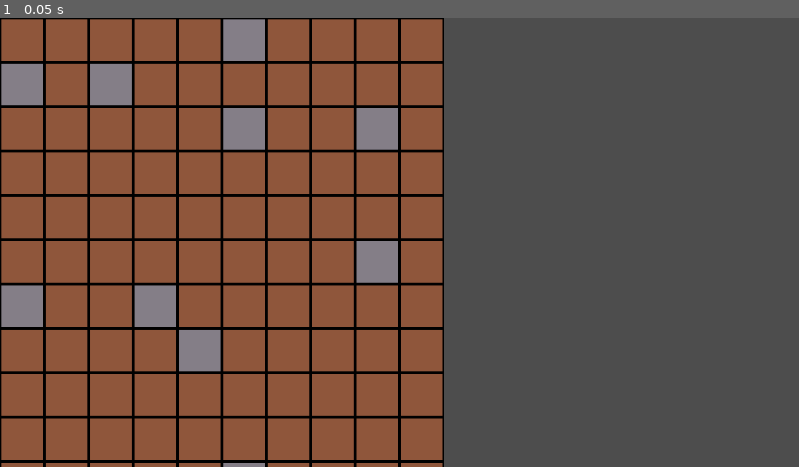
Above: before the commit, frame 1.
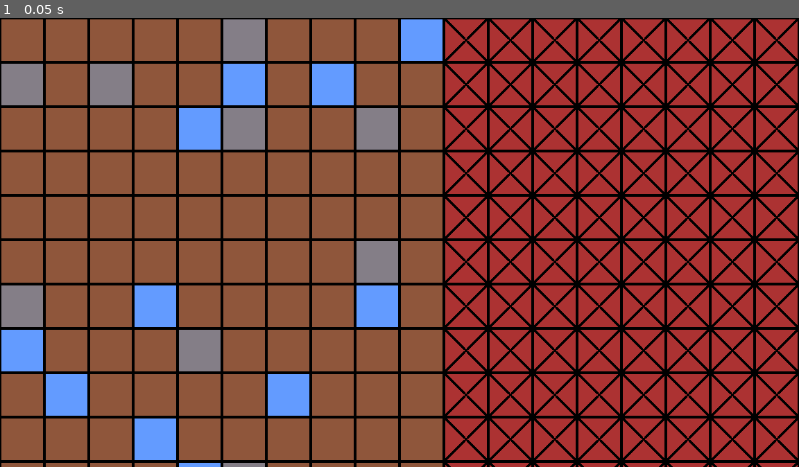
Above: after the commit, the same moment.

Repository: deruitda/ludum-dare-57
Game: Godot game, scene res://scenes/map/tile_map_layer.tscn
Same seed, same stepped clock (60 frames per second), same inputs: the game is played once before the commit and once after it.
Inputs:
- Up to frame 1 (0.05 s): no input

The runs differ from the first frame. In frame 1, 49% of the frame differs, in the area x 0-100%, y 0-100%.

Commit message:
bedrock stuff

Diff:
--- a/scenes/map/map_generator_component.gd
+++ b/scenes/map/map_generator_component.gd
@@ -3,6 +3,7 @@
 
 @export var num_tiles_wide: int = 100
 @export var num_tiles_deep: int = 300
+@export var root_coordinates: Vector2 = Vector2(0,0)
 
 var grid: Array = []
 
@@ -21,14 +22,25 @@
 
 
 func generate_world(tile_map_layer: WorldTileMapLayer) -> void:
-	var minerals = tile_map_layer.variable_mineral_resource_list.minerals
-	var weights = minerals.map(func(mineral): return mineral.percent_chance_of_spawn)
-	var number_of_minerals = minerals.size()
-	weights.push_back(1)
+	var minerals = []
+	var weights = []
+	var number_of_minerals: int = 0
+	if tile_map_layer.variable_mineral_resource_list:
+		minerals = tile_map_layer.variable_mineral_resource_list.minerals
+		weights = minerals.map(func(mineral): return mineral.percent_chance_of_spawn)
+		number_of_minerals = minerals.size()
+		weights.push_back(1)
 
 	for x in num_tiles_wide:
 		for y in num_tiles_deep:
-			var coords = Vector2(x, y)
+			var coords = Vector2(x, y) + root_coordinates
+			# If a tile is predefined, do not randomly generate
+			if tile_map_layer.get_cell_tile_data(coords) != null:
+				continue
+			if number_of_minerals == 0:
+				tile_map_layer.set_cell(coords, 0, tile_map_layer.base_tile_metadata.atlas_coordinates, 0)
+				continue
+
 			var index = rng.rand_weighted(weights)
 			if(index < number_of_minerals):
 				tile_map_layer.set_cell(coords, 0, minerals.get(index).atlas_coordinates, 0)
--- a/scenes/map/tile_map_layer.tscn
+++ b/scenes/map/tile_map_layer.tscn
@@ -38,19 +38,68 @@
 atlas_coordinates = Vector2(0, 0)
 metadata/_custom_type_script = "uid://csumtewo3g8r6"
 
+[sub_resource type="Resource" id="Resource_d6qiv"]
+script = ExtResource("4_d6qiv")
+percent_chance_of_spawn = 0.15
+atlas_coordinates = Vector2(2, 0)
+metadata/_custom_type_script = "uid://csumtewo3g8r6"
+
 [sub_resource type="Resource" id="Resource_iwege"]
 script = ExtResource("5_qgpub")
-minerals = Array[ExtResource("4_d6qiv")]([SubResource("Resource_gsati")])
+minerals = Array[ExtResource("4_d6qiv")]([SubResource("Resource_gsati"), SubResource("Resource_d6qiv")])
 metadata/_custom_type_script = "uid://dq5ymjjof67y1"
 
-[node name="WaterTileMapLayer" type="TileMapLayer" node_paths=PackedStringArray("world_generator_component")]
+[sub_resource type="Resource" id="Resource_kties"]
+script = ExtResource("3_be0b0")
+atlas_coordinates = Vector2(3, 0)
+metadata/_custom_type_script = "uid://joiabccf67iw"
+
+[node name="Map" type="Node"]
+
+[node name="WaterTileMapLayer" type="TileMapLayer" parent="." node_paths=PackedStringArray("world_generator_component")]
+tile_set = SubResource("TileSet_be0b0")
+script = ExtResource("2_ne56t")
+world_generator_component = NodePath("WorldGenerator")
+base_tile_metadata = SubResource("Resource_qgpub")
+variable_mineral_resource_list = SubResource("Resource_iwege")
+
+[node name="WorldGenerator" type="Node" parent="WaterTileMapLayer"]
+script = ExtResource("1_bthto")
+num_tiles_wide = 10
+num_tiles_deep = 50
+
+[node name="Bedrock Left" type="TileMapLayer" parent="." node_paths=PackedStringArray("world_generator_component")]
 tile_set = SubResource("TileSet_be0b0")
 script = ExtResource("2_ne56t")
 world_generator_component = NodePath("WorldGenerator")
 base_tile_metadata = SubResource("Resource_kties")
-variable_mineral_resource_list = SubResource("Resource_iwege")
 
-[node name="WorldGenerator" type="Node" parent="."]
+[node name="WorldGenerator" type="Node" parent="Bedrock Left"]
 script = ExtResource("1_bthto")
 num_tiles_wide = 10
 num_tiles_deep = 50
+root_coordinates = Vector2(-10, 0)
+
+[node name="Bedrock Right" type="TileMapLayer" parent="." node_paths=PackedStringArray("world_generator_component")]
+tile_set = SubResource("TileSet_be0b0")
+script = ExtResource("2_ne56t")
+world_generator_component = NodePath("WorldGenerator")
+base_tile_metadata = SubResource("Resource_kties")
+
+[node name="WorldGenerator" type="Node" parent="Bedrock Right"]
+script = ExtResource("1_bthto")
+num_tiles_wide = 10
+num_tiles_deep = 50
+root_coordinates = Vector2(10, 0)
+
+[node name="Bedrock Bottom" type="TileMapLayer" parent="." node_paths=PackedStringArray("world_generator_component")]
+tile_set = SubResource("TileSet_be0b0")
+script = ExtResource("2_ne56t")
+world_generator_component = NodePath("WorldGenerator")
+base_tile_metadata = SubResource("Resource_kties")
+
+[node name="WorldGenerator" type="Node" parent="Bedrock Bottom"]
+script = ExtResource("1_bthto")
+num_tiles_wide = 70
+num_tiles_deep = 10
+root_coordinates = Vector2(-10, -50)
Not shown: 2 places in scenes/map/tile_map_layer.tscn that only renumber resources
